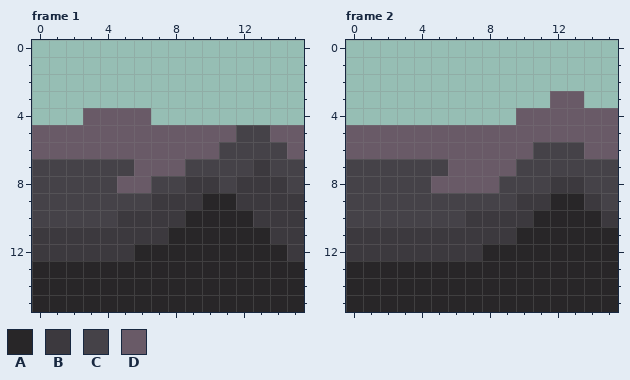
Two versions of one pixel-art file, levels_and_level_objects/water/badwaves_animation.aseprite. The picture above was drawn from the file before the commit.
16x16 pixels, 4 frames. Shown: frame 1, frame 2. The commit also changed other frames, which this record leaves out.
Palette (. is transparent): A #282628  B #3c393e  C #454248  D #695a67
Pixels before, frame 1, first column x 0:
 4 ...DDDD.........
 5 DDDDDDDDDDDDCCDD
 6 DDDDDDDDDDDCCCCD
 7 CCCCCCDDDCCCCBCC
 8 CCCCCDDCCBBCBBBC
 9 CCCCCCCBBBAABBBB
10 CCCCCBBBBAAAABBB
11 BBBBBBBBAAAAAABB
12 BBBBBBAAAAAAAAAB
13 AAAAAAAAAAAAAAAA
14 AAAAAAAAAAAAAAAA
15 AAAAAAAAAAAAAAAA
Pixels before, frame 2, first column x 0:
 3 ............DD..
 4 ..........DDDDDD
 5 DDDDDDDDDDDDDDDD
 6 DDDDDDDDDDDCCCDD
 7 CCCCCCDDDDCCCCCC
 8 CCCCCDDDDCCCBBCC
 9 CCCCCCCCCCBBAABC
10 CCCCCCCBBBBAAAAB
11 BBBBBBBBBBAAAAAA
12 BBBBBBBBAAAAAAAA
13 AAAAAAAAAAAAAAAA
14 AAAAAAAAAAAAAAAA
15 AAAAAAAAAAAAAAAA
The result:
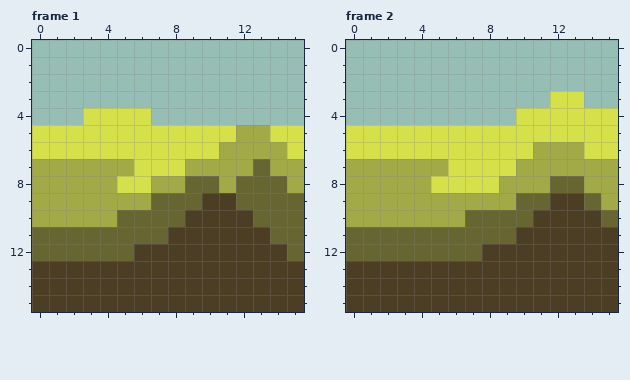
Edits made:
colour A: #282628 -> #4c3e24
colour B: #3c393e -> #676633
colour C: #454248 -> #a2a947
colour D: #695a67 -> #d5e04b
